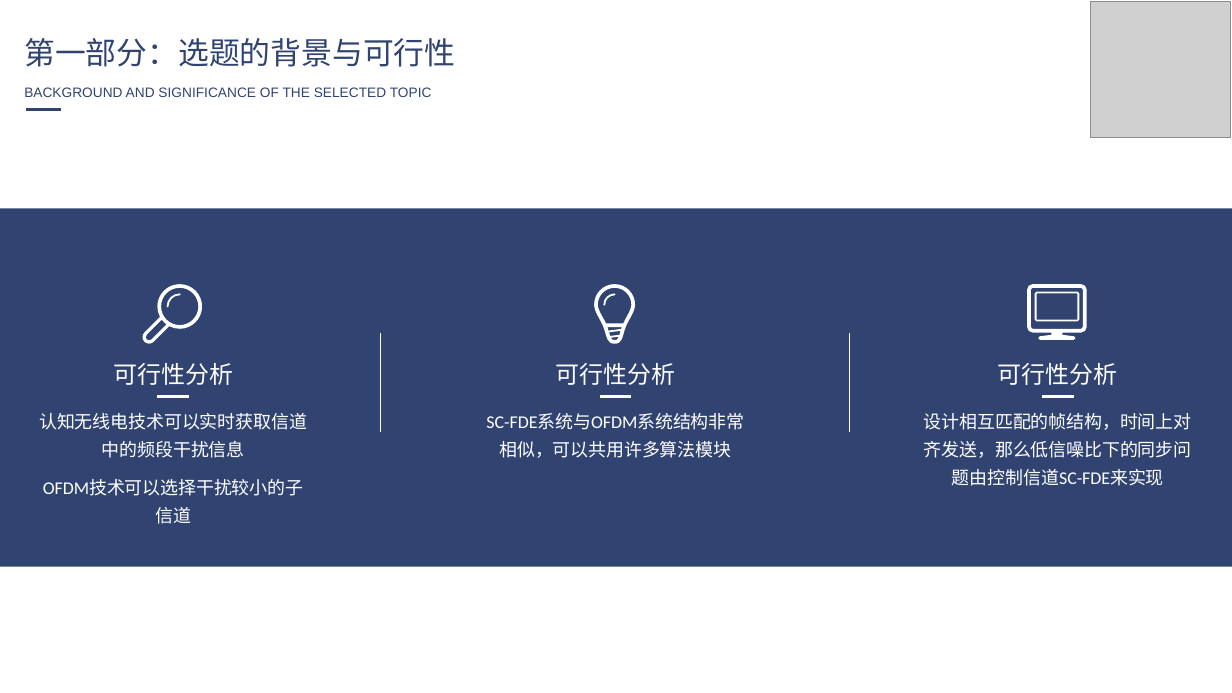
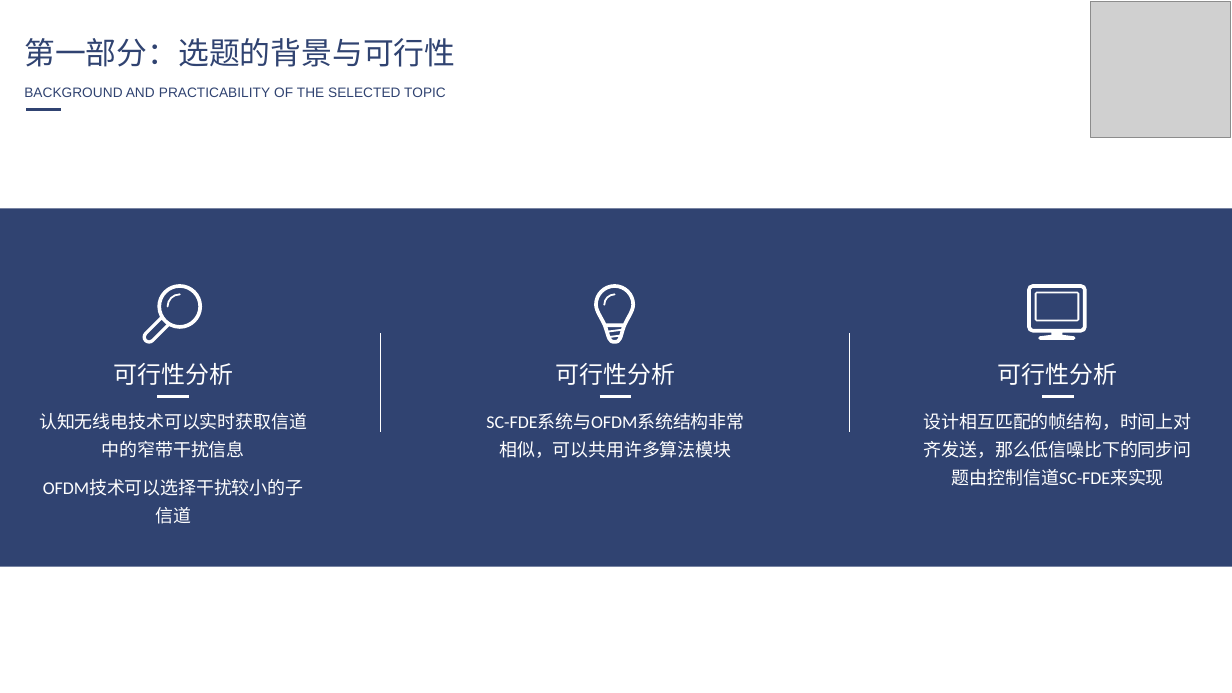
Before and after one commit to yxm785872911/paper, a slide deck: slide 6 of 答辩ppt初稿.pptx. Drawn at 1232x693 pixels with LibreOffice and Linux fonts; fonts in the diff are those of the drawing; grey boxes stand for pictures. Boxes give left, top, right and bottom in pixels: in the first picture for what was removed or moved away, otherwise in the second. Text is boxed around its words. In the diff, an @@ line names an element or a change of style, - is before the commit and + after.

```diff
--- a/答辩ppt初稿.pptx
+++ b/答辩ppt初稿.pptx
@@ text at <box>24,87,446,97</box>: text changed @@
-BACKGROUND AND SIGNIFICANCE OF THE SELECTED TOPIC
+BACKGROUND AND PRACTICABILITY OF THE SELECTED TOPIC
@@ text at <box>39,413,307,458</box>: text changed @@
-认知无线电技术可以实时获取信道中的频段干扰信息
+认知无线电技术可以实时获取信道中的窄带干扰信息
```
Also in this commit, not shown: 8 other slides changed, 9 slides added, 3 slides removed, 1 other file.
